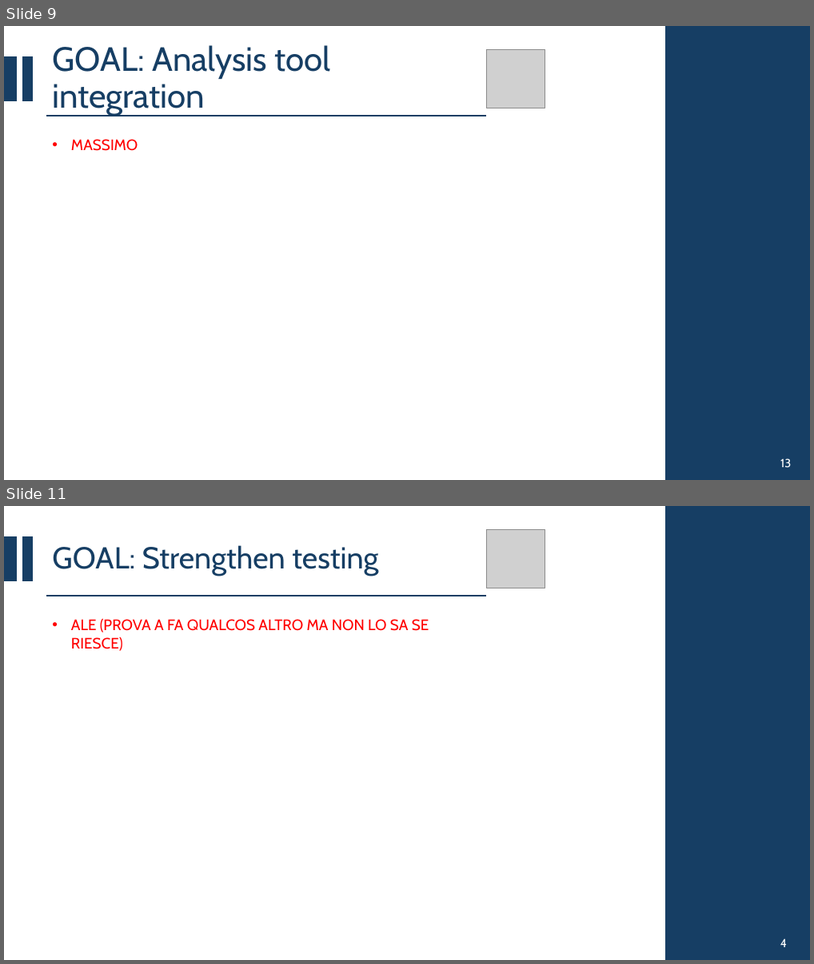
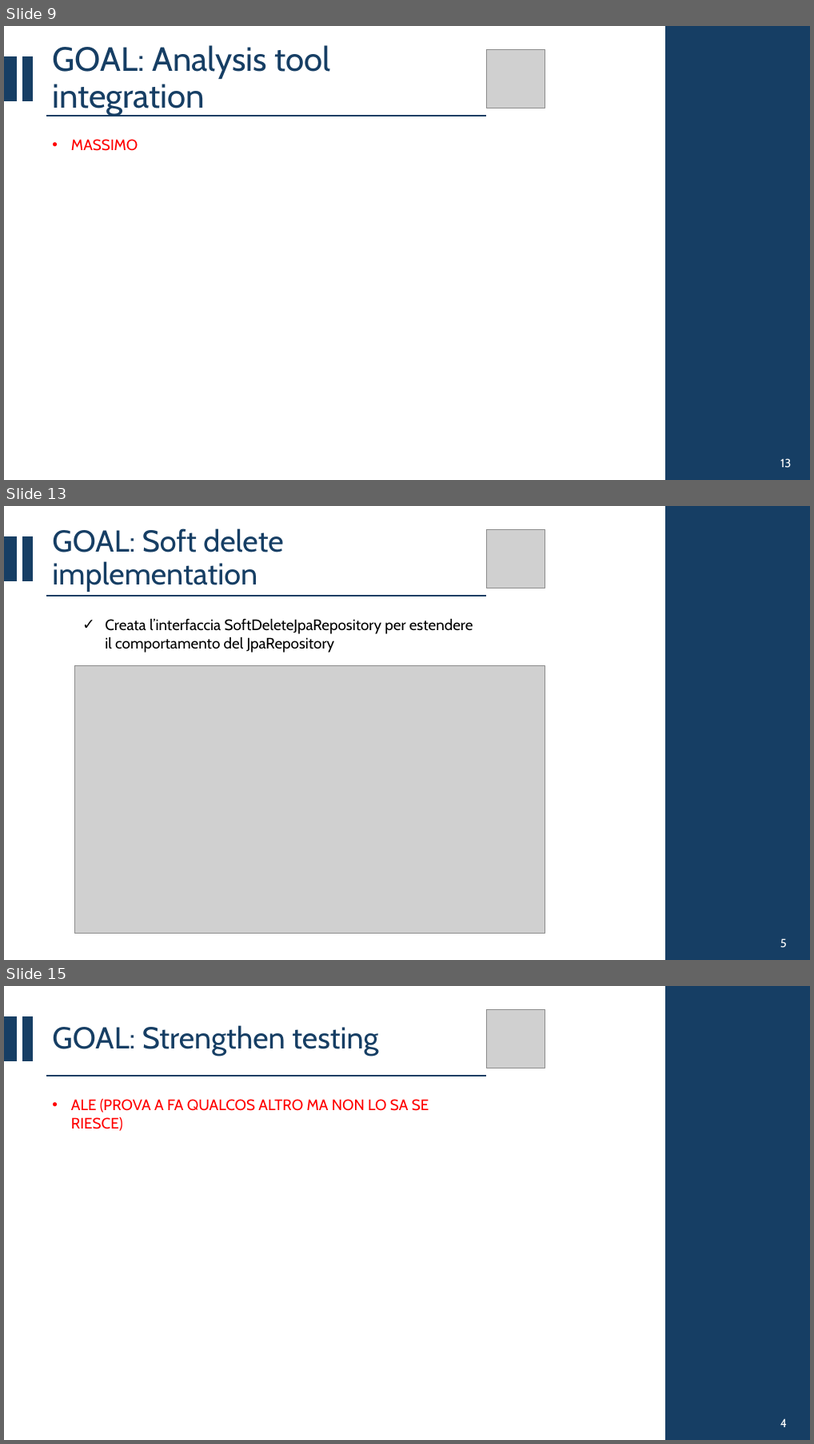
Before and after one commit to CSW-Teams/MS3-docs, a slide deck: ShiftsHappen/Sprint 3/CSW Sprint 3.pptx. Shown one above the other, each under a label of ours: slides 9 and 11 before the commit, slides 9, 13 and 15 after it; the slides between them are not shown. The pictures are 814x964 and 814x1444 pixels, drawn with LibreOffice and Linux fonts; fonts in the diff are those of the drawing; grey boxes stand for pictures. Boxes give left, top, right and bottom in pixels: in the first picture for what was removed or moved away, otherwise in the second. Text is boxed around its words. In the diff, an @@ line names an element or a change of style, - is before the commit and + after.

Commit message:
Shifts Happen - Slided Sprint 3 Ralisin SoftDelete

```diff
--- a/ShiftsHappen/Sprint 3/CSW Sprint 3.pptx
+++ b/ShiftsHappen/Sprint 3/CSW Sprint 3.pptx
@@ slide 13 added at (4, 506, 810, 960), background #FFFFFF @@
@@ title added at (52, 528, 283, 592), 36 pt, text #163E64 @@
+GOAL: Soft delete implementation
@@ picture added at (486, 529, 546, 588) @@
@@ rectangle added at (666, 506, 810, 960), fill #163E64, outline #163E64 1.5 pt @@
@@ rectangle added at (4, 537, 17, 580), fill #163E64, outline #163E64 1.5 pt @@
@@ rectangle added at (23, 537, 33, 580), fill #163E64, outline #163E64 1.5 pt @@
@@ line added from (46, 596) to (486, 596), #163E64 1.5 pt @@
@@ text added at (105, 618, 474, 652), 18 pt, text #000000 @@
+  ✓ Creata l’interfaccia SoftDeleteJpaRepository per estendere il comportamento del JpaRepository
@@ picture added at (74, 665, 546, 933) @@
@@ text added at (781, 938, 787, 947), 14 pt, text #FFFFFF @@
+5
@@ what was slide 11 is now slide 15 @@
```
Also in this commit, not shown: 1 slide changed, 3 other slides added.
